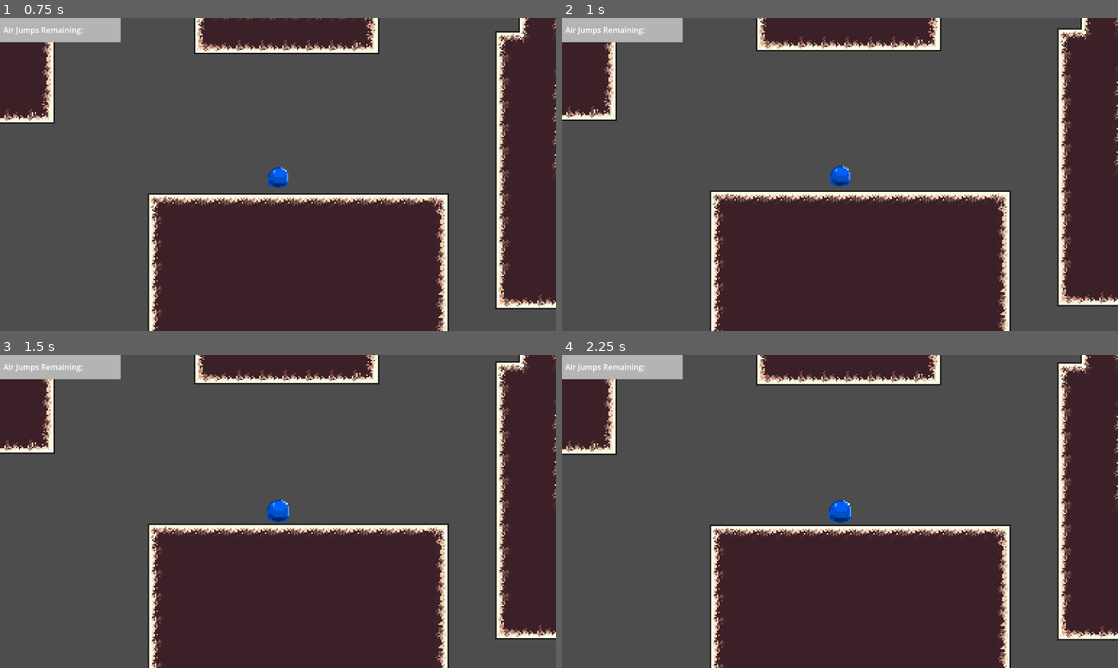
Above: before the commit, frames 1-4 (two rows, left to right).
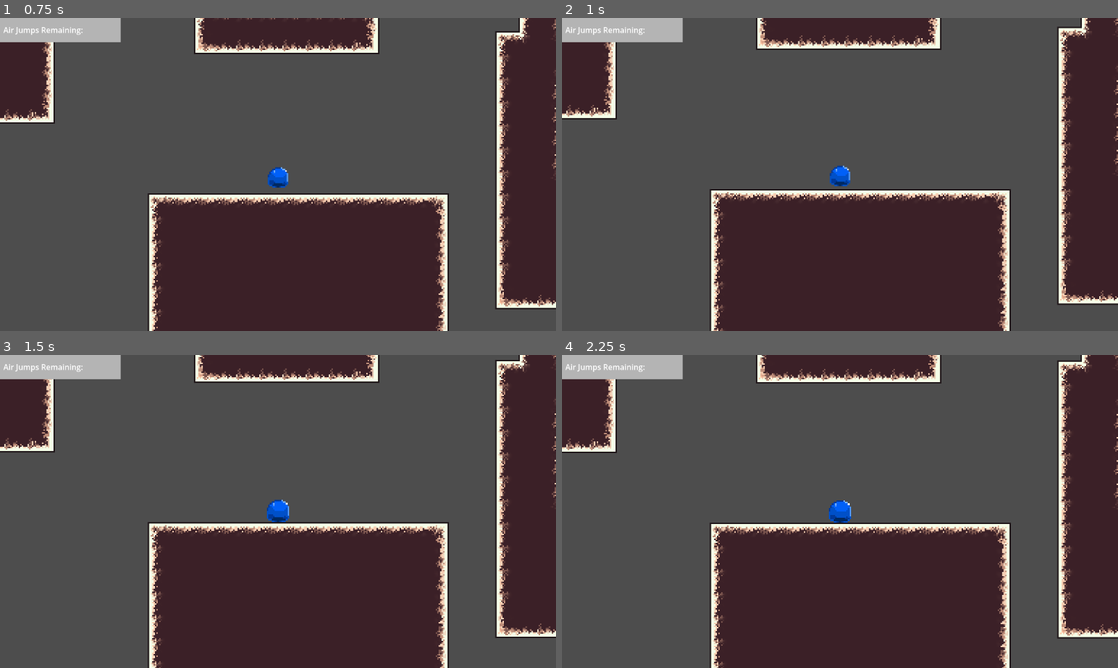
Above: after the commit, the same moments.

Repository: 2026-Hackathon/UnderYourSkin
Game: Godot game, scene res://Scenes/tempmenu.tscn
Same seed, same stepped clock (60 frames per second), same inputs: the game is played once before the commit and once after it.
Inputs (mouse positions are in pixels of both pictures, inside the frame that each line leads up to):
- Up to frame 1 (0.75 s): click "Play" at 0.5 s
- Up to frame 2 (1 s): no input
- Up to frame 3 (1.5 s): move the mouse to (400, 495) at 1.27 s; click (400, 495) at 1.42 s
- Up to frame 4 (2.25 s): tap Enter at 2 s; drag from (728, 527) to (812, 574) at 2.02 s

Frame 1 is identical in both runs. In frame 2, 4.4% of the frame differs, in the area x 0-100%, y 0-100%; in frame 3, 4.2%; in frame 4, 4.9%.

Commit message:
Added Floor Squash Anim

Diff:
--- a/under-your-skin/Scenes/TempScene.tscn
+++ b/under-your-skin/Scenes/TempScene.tscn
@@ -192,8 +192,69 @@
 terrain_set_0/terrain_0/color = Color(0.4710539, 0.10320339, 4.813075e-08, 1)
 sources/0 = SubResource("TileSetAtlasSource_i7mkn")
 
+[sub_resource type="Animation" id="Animation_u5sq5"]
+length = 0.001
+tracks/0/type = "value"
+tracks/0/imported = false
+tracks/0/enabled = true
+tracks/0/path = NodePath("PlayerCharacter/PlayerSprite:scale")
+tracks/0/interp = 1
+tracks/0/loop_wrap = true
+tracks/0/keys = {
+"times": PackedFloat32Array(0),
+"transitions": PackedFloat32Array(1),
+"update": 0,
+"values": [Vector2(1, 1)]
+}
+tracks/1/type = "value"
+tracks/1/imported = false
+tracks/1/enabled = true
+tracks/1/path = NodePath("PlayerCharacter/PlayerSprite:position")
+tracks/1/interp = 1
+tracks/1/loop_wrap = true
+tracks/1/keys = {
+"times": PackedFloat32Array(0),
+"transitions": PackedFloat32Array(1),
+"update": 0,
+"values": [Vector2(7.6293945e-06, 0)]
+}
+
+[sub_resource type="Animation" id="Animation_rxen8"]
+resource_name = "hit_floor"
+length = 0.26666668
+tracks/0/type = "value"
+tracks/0/imported = false
+tracks/0/enabled = true
+tracks/0/path = NodePath("PlayerCharacter/PlayerSprite:scale")
+tracks/0/interp = 1
+tracks/0/loop_wrap = true
+tracks/0/keys = {
+"times": PackedFloat32Array(0, 0.06666668, 0.13333334, 0.2, 0.23333333),
+"transitions": PackedFloat32Array(1, 2.3784142, 0.4665165, 1, 1),
+"update": 0,
+"values": [Vector2(1, 1), Vector2(1.4375, 0.25), Vector2(1, 1), Vector2(0.5625, 1.2499995), Vector2(1, 1)]
+}
+tracks/1/type = "value"
+tracks/1/imported = false
+tracks/1/enabled = true
+tracks/1/path = NodePath("PlayerCharacter/PlayerSprite:position")
+tracks/1/interp = 1
+tracks/1/loop_wrap = true
+tracks/1/keys = {
+"times": PackedFloat32Array(0, 0.06666666, 0.13333334),
+"transitions": PackedFloat32Array(1, 1, 5.8563437),
+"update": 0,
+"values": [Vector2(7.6293945e-06, 0), Vector2(7.6293945e-06, 6), Vector2(7.6293945e-06, 0)]
+}
+
+[sub_resource type="AnimationLibrary" id="AnimationLibrary_swl0q"]
+_data = {
+&"RESET": SubResource("Animation_u5sq5"),
+&"hit_floor": SubResource("Animation_rxen8")
+}
+
 [sub_resource type="CircleShape2D" id="CircleShape2D_u0k2b"]
-radius = 8.0
+radius = 7.0
 
 [node name="Node2D" type="Node2D" unique_id=1339972396]
 
@@ -216,9 +277,14 @@
 
 [node name="PlayerSprite" type="Sprite2D" parent="PlayerCharacter" unique_id=1485890410]
 texture_filter = 3
+position = Vector2(7.6293945e-06, 0)
 texture = ExtResource("3_yc8q5")
 region_enabled = true
 region_rect = Rect2(0, 0, 16, 16)
+
+[node name="AnimationPlayer" type="AnimationPlayer" parent="PlayerCharacter" unique_id=665484837]
+root_node = NodePath("../..")
+libraries/ = SubResource("AnimationLibrary_swl0q")
 
 [node name="CollisionShape2D" type="CollisionShape2D" parent="PlayerCharacter" unique_id=660656790]
 shape = SubResource("CircleShape2D_u0k2b")
--- a/under-your-skin/Scripts/player_character.gd
+++ b/under-your-skin/Scripts/player_character.gd
@@ -30,6 +30,7 @@
 #Visual Vars
 #Get the sprite
 @onready var sprite: Sprite2D = get_node("PlayerSprite")
+@onready var animation_player = get_node("AnimationPlayer")
 var original_scale: Vector2
 
 #Initilaize some Vals
@@ -79,6 +80,10 @@
 					#On release Size back to Normal
 					scale = original_scale
 func _physics_process(delta: float):
+	var was_on_floor: bool = false
+	var was_on_floor_prev = was_on_floor
+	was_on_floor = is_on_floor()
+
 	#Bullet Time
 	if bullet_time_active:
 		#Lerps Time, back to normal
@@ -104,6 +109,14 @@
 
 	#Godot Built in Lerper, Applies Velocity
 	move_and_slide()
+
+	# Update current state AFTER moving
+	was_on_floor = is_on_floor()
+	if not was_on_floor_prev and was_on_floor and pre_move_velocity.y > 50.0:
+		animation_player.speed_scale = clamp(500 /pre_move_velocity.length(), 0,10)
+		animation_player.play("hit_floor")
+
+
 	#Resets max Jumps, should prevent buggy jump behaviour causing an extra jump
 	if is_on_floor():
 		#If you touch the Floor Bullet Time turns off
